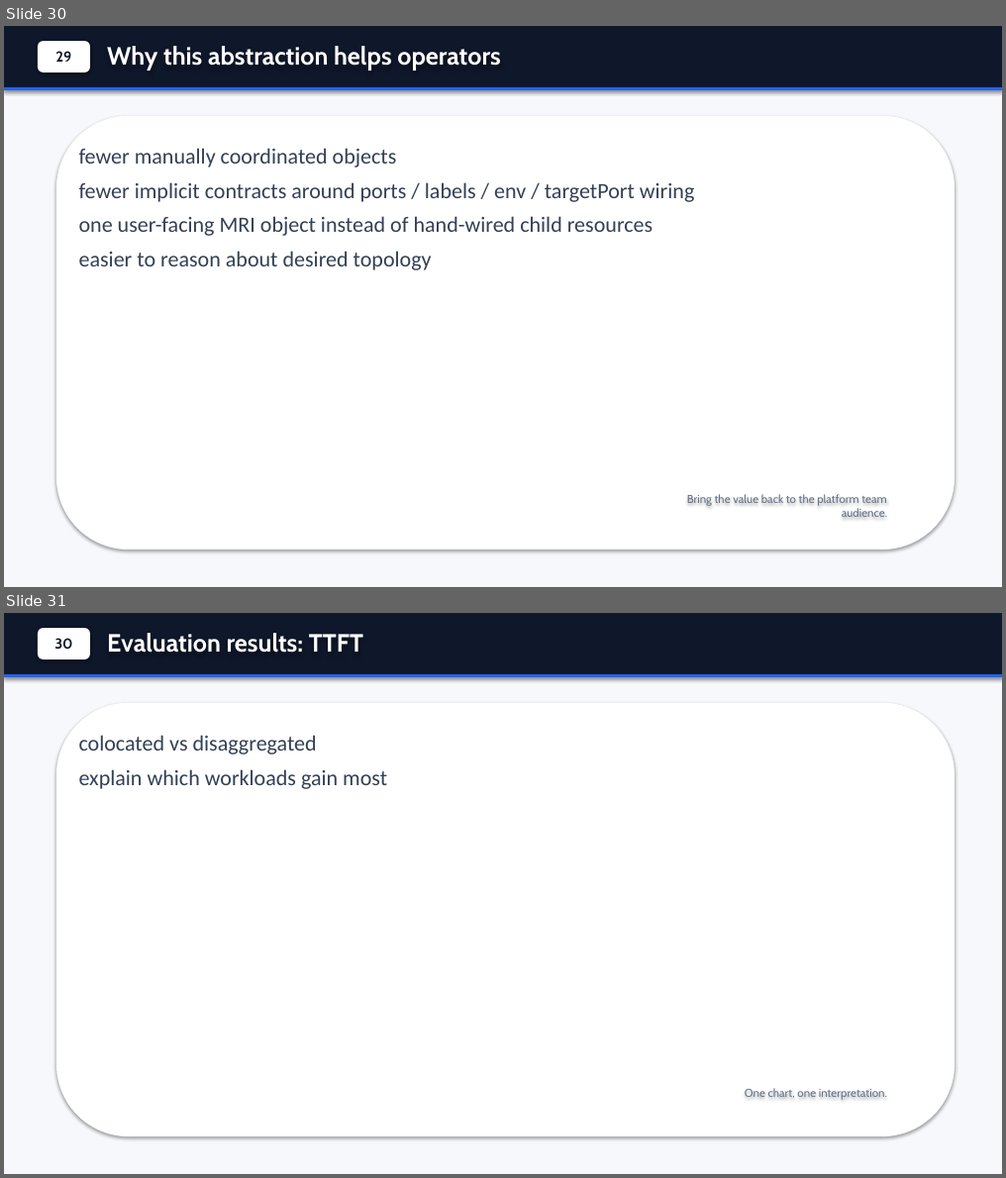
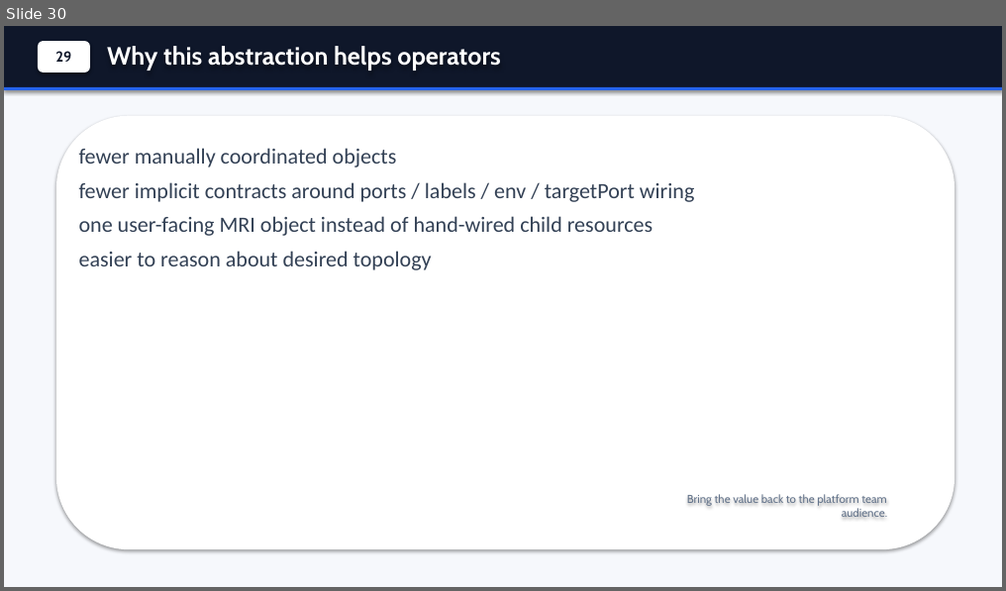
Before and after one commit to andyzhangx/demo, a slide deck: llm/kubecon-na-2026-pd-disaggregation.pptx. Shown one above the other, each under a label of ours: slides 30 and 31 before the commit, slide 30 after it. The pictures are 1006x1178 and 1006x591 pixels, drawn with LibreOffice and Linux fonts; fonts in the diff are those of the drawing. Boxes give left, top, right and bottom in pixels: in the first picture for what was removed or moved away, otherwise in the second. Text is boxed around its words. In the diff, an @@ line names an element or a change of style, - is before the commit and + after.

```diff
--- a/llm/kubecon-na-2026-pd-disaggregation.pptx
+++ b/llm/kubecon-na-2026-pd-disaggregation.pptx
@@ slide 31 removed at (4, 613, 1002, 1174), background #F6F8FC @@
@@ rectangle removed at (4, 613, 1002, 676) @@
@@ rounded rectangle removed at (38, 628, 90, 660) @@
-30
@@ text removed at (107, 633, 363, 653) @@
-Evaluation results: TTFT
@@ rectangle removed at (4, 674, 1002, 677) @@
@@ rounded rectangle removed at (56, 703, 954, 1137) @@
@@ text removed at (79, 735, 387, 789) @@
-colocated vs disaggregated
-explain which workloads gain most
@@ text removed at (745, 1089, 887, 1100) @@
-One chart, one interpretation.
```
Also in this commit, not shown: 5 slides changed, 1 slide added.
